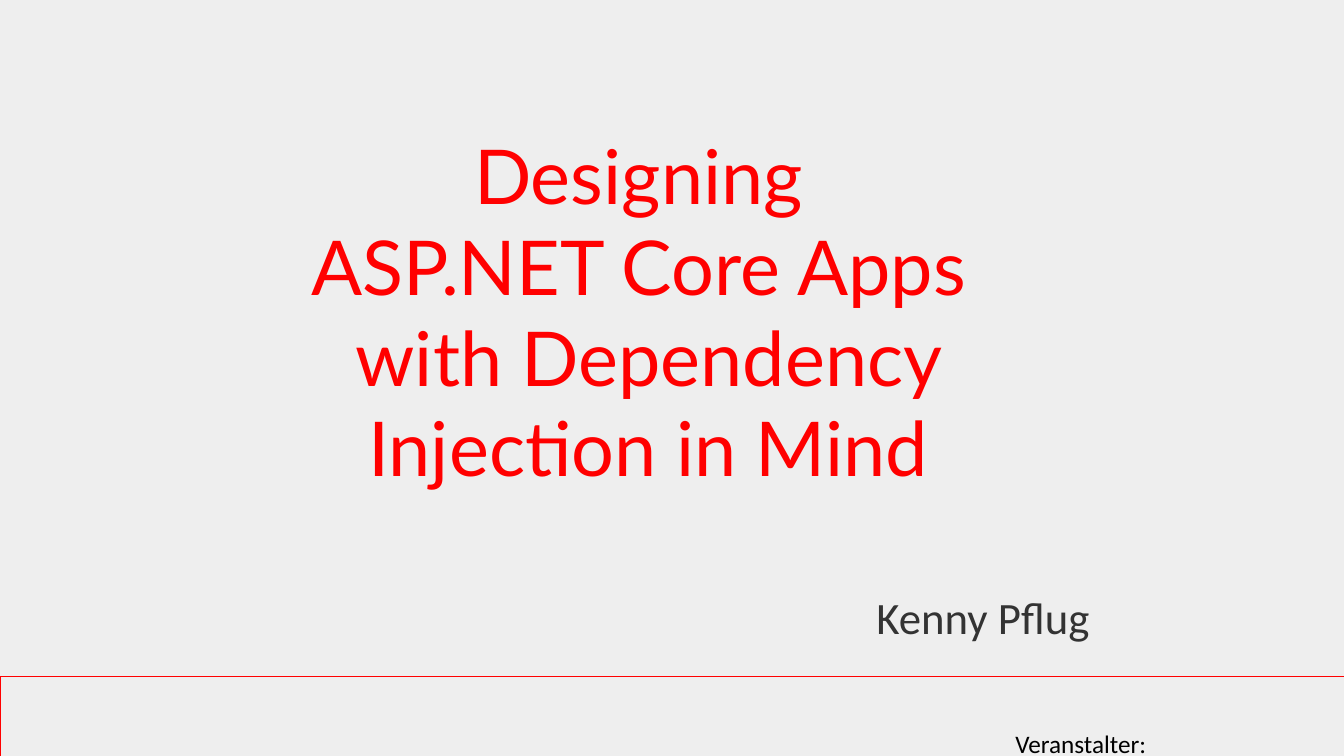
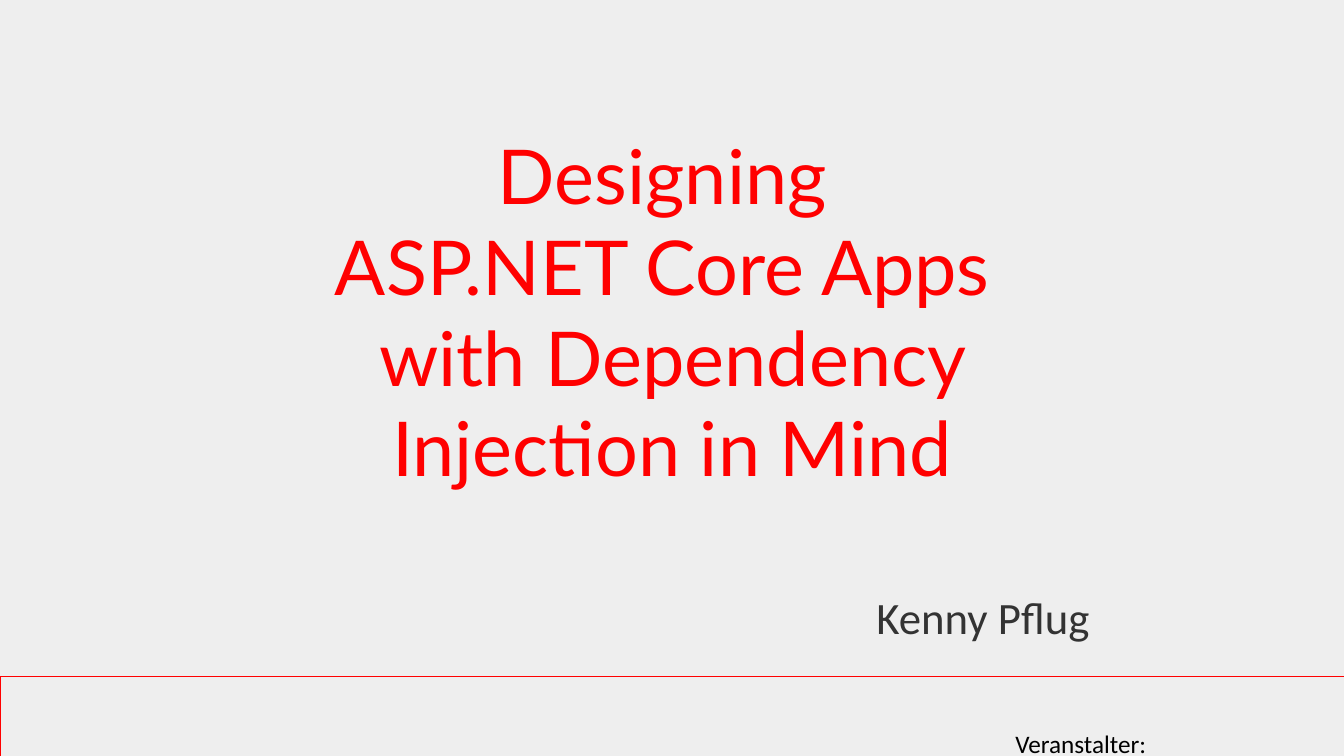
Before and after one commit to feO2x/AdcCore2017.DependencyInjection, a slide deck: slide 1 of ADC Core 2017 - Designing ASP.NET Core Apps with Dependency Injection in Mind.pptx. Drawn at 1344x756 pixels with LibreOffice and Linux fonts; fonts in the diff are those of the drawing; background and template pictures are left out. Boxes give left, top, right and bottom in pixels: in the first picture for what was removed or moved away, otherwise in the second. Text is boxed around its words. In the diff, an @@ line names an element or a change of style, - is before the commit and + after.

```diff
--- a/ADC Core 2017 - Designing ASP.NET Core Apps with Dependency Injection in Mind.pptx
+++ b/ADC Core 2017 - Designing ASP.NET Core Apps with Dependency Injection in Mind.pptx
@@ title "Designing ASP.NET Core Apps with ...": place and size @@
-title "Designing ASP.NET Core Apps with ..." at <box>311,149,965,490</box>
+title "Designing ASP.NET Core Apps with ..." at <box>335,149,989,490</box>
```
Also in this commit, not shown: 1 other slide changed, 6 slides added, 1 other file.
